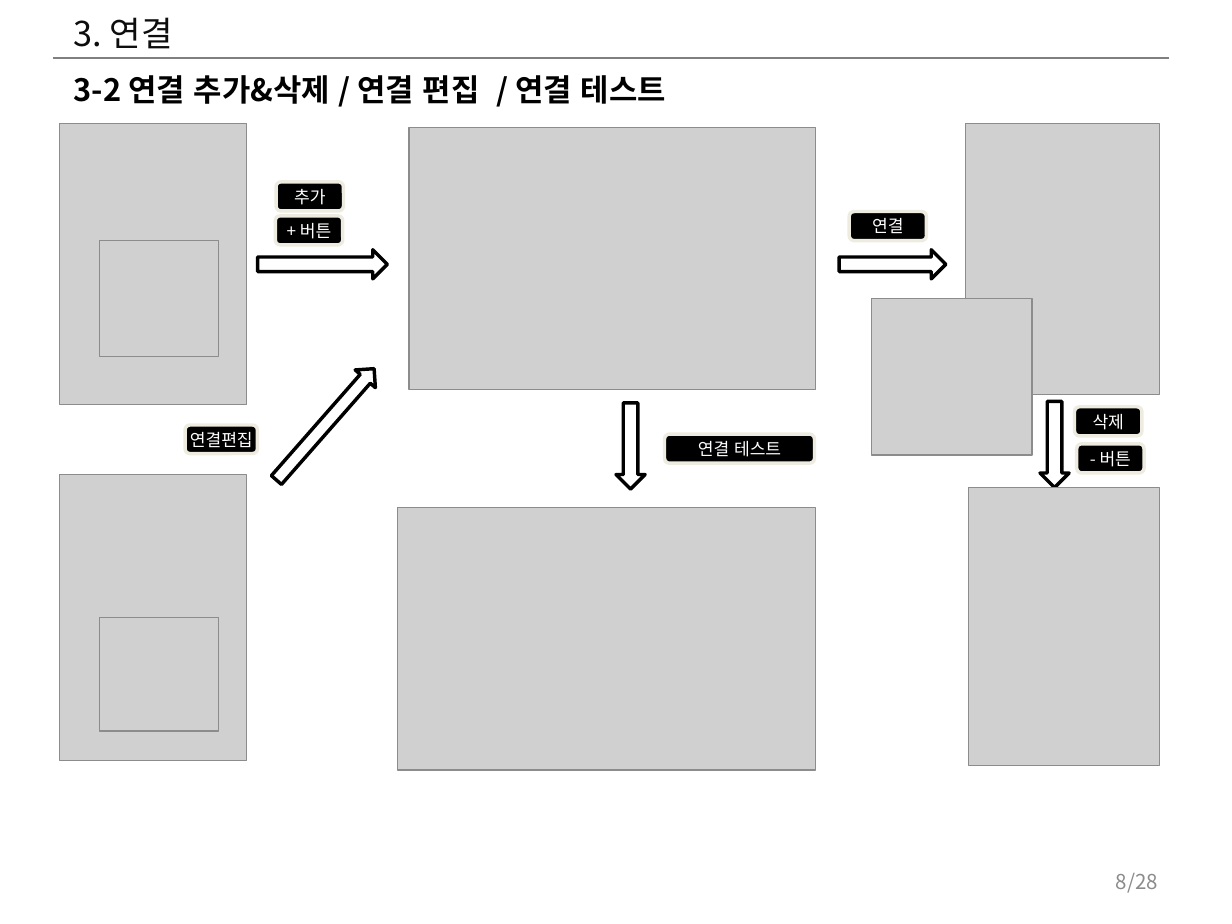
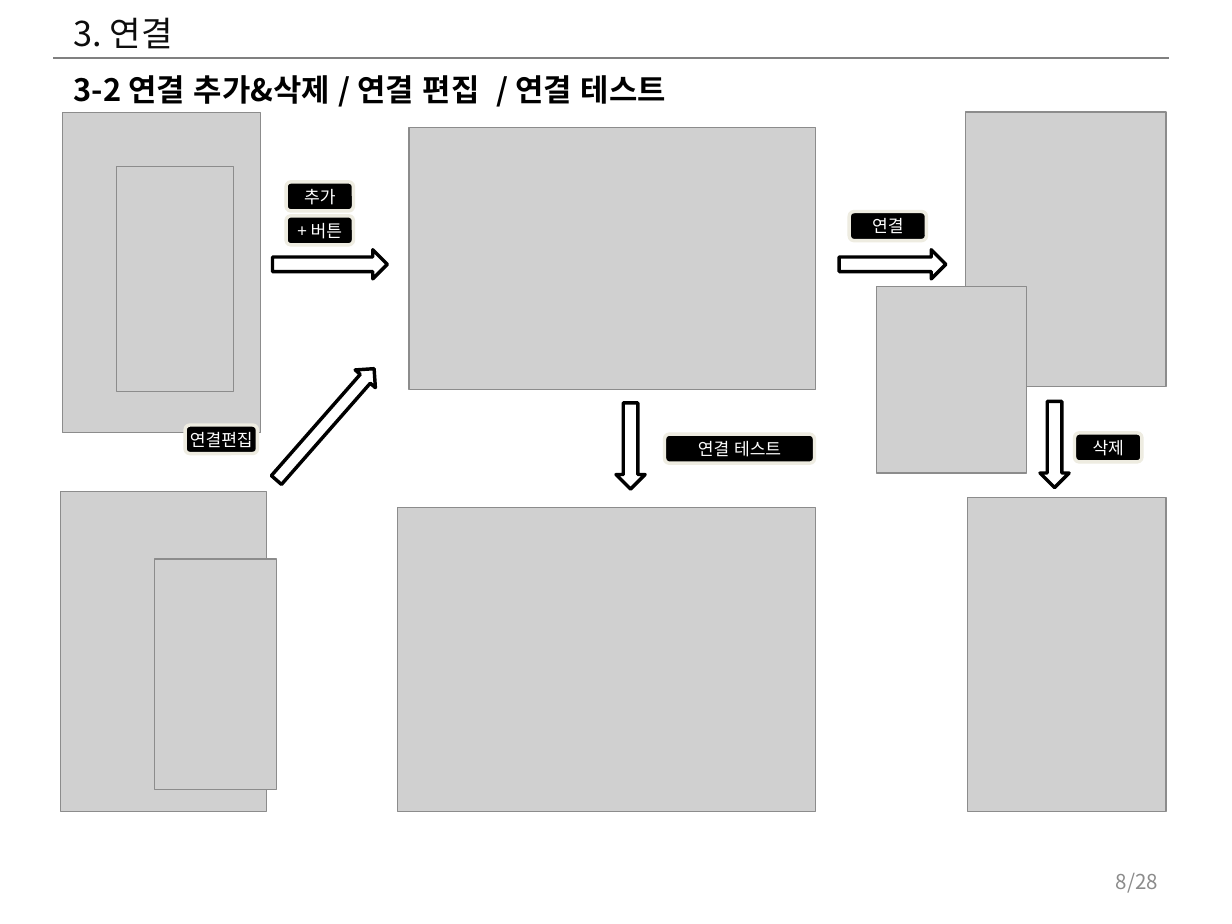
Before and after one commit to hwany7seo/gdbms_document, a slide deck: slide 8 of mockup/시각화도구_UI_UX_기획서.pptx. Drawn at 1232x924 pixels with LibreOffice and Linux fonts; fonts in the diff are those of the drawing; grey boxes stand for pictures. Boxes give left, top, right and bottom in pixels: in the first picture for what was removed or moved away, otherwise in the second. Text is boxed around its words. In the diff, an @@ line names an element or a change of style, - is before the commit and + after.

```diff
--- a/mockup/시각화도구_UI_UX_기획서.pptx
+++ b/mockup/시각화도구_UI_UX_기획서.pptx
@@ picture: place and size @@
-picture at [59,123,246,404]
+picture at [62,112,260,432]
@@ picture: place and size @@
-picture at [966,123,1159,394]
+picture at [966,112,1167,387]
@@ picture added at [117,166,234,392] @@
@@ rounded rectangle "추가": place and size @@
-rounded rectangle "추가" at [276,182,344,212]
+rounded rectangle "추가" at [286,182,354,212]
@@ rounded rectangle "+ 버튼": place and size @@
-rounded rectangle "+ 버튼" at [276,216,344,245]
+rounded rectangle "+ 버튼" at [286,216,354,245]
@@ picture removed at [100,240,219,356] @@
@@ right arrow: place and size @@
-right arrow at [257,250,387,280]
+right arrow at [272,250,387,280]
@@ picture: place and size @@
-picture at [872,298,1032,455]
+picture at [876,287,1026,473]
@@ rounded rectangle "삭제": place and size @@
-rounded rectangle "삭제" at [1074,407,1142,436]
+rounded rectangle "삭제" at [1074,432,1142,462]
@@ rounded rectangle removed at [1077,444,1145,473] @@
-- 버튼
@@ picture: place and size @@
-picture at [59,474,246,760]
+picture at [60,492,266,812]
@@ picture: place and size @@
-picture at [397,508,816,770]
+picture at [397,508,816,811]
@@ picture: place and size @@
-picture at [968,488,1159,765]
+picture at [967,498,1165,812]
@@ picture added at [154,559,276,790] @@
@@ picture removed at [100,617,219,731] @@
```
Also in this commit, not shown: 10 other slides changed, 39 other files.
